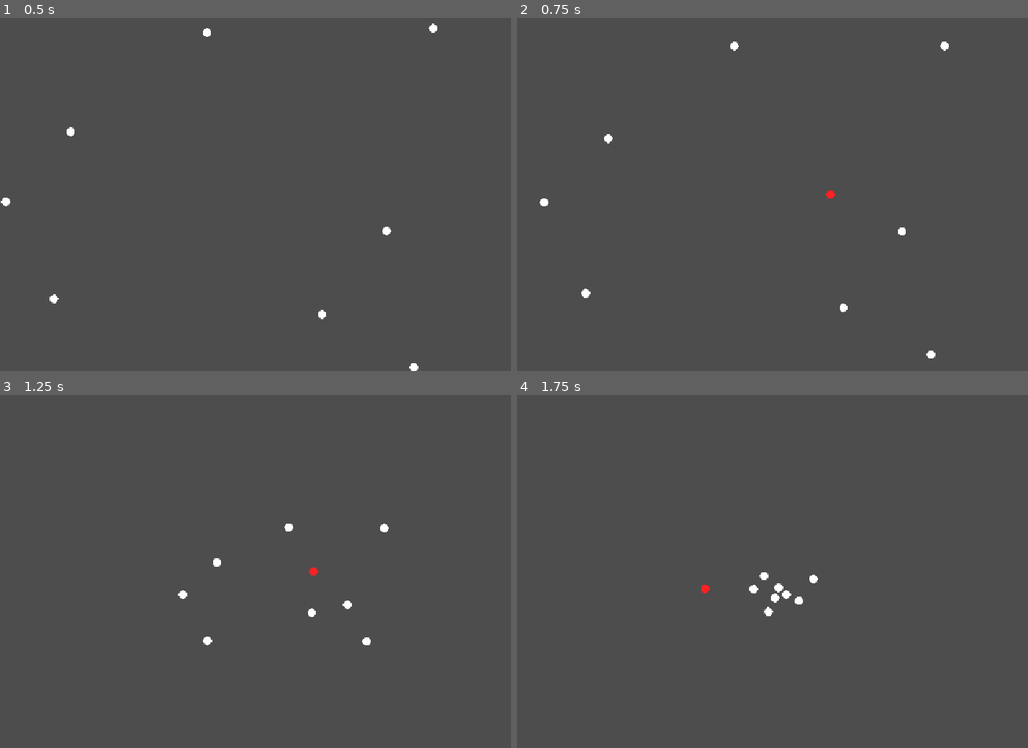
Above: before the commit, frames 1-4 (two rows, left to right).
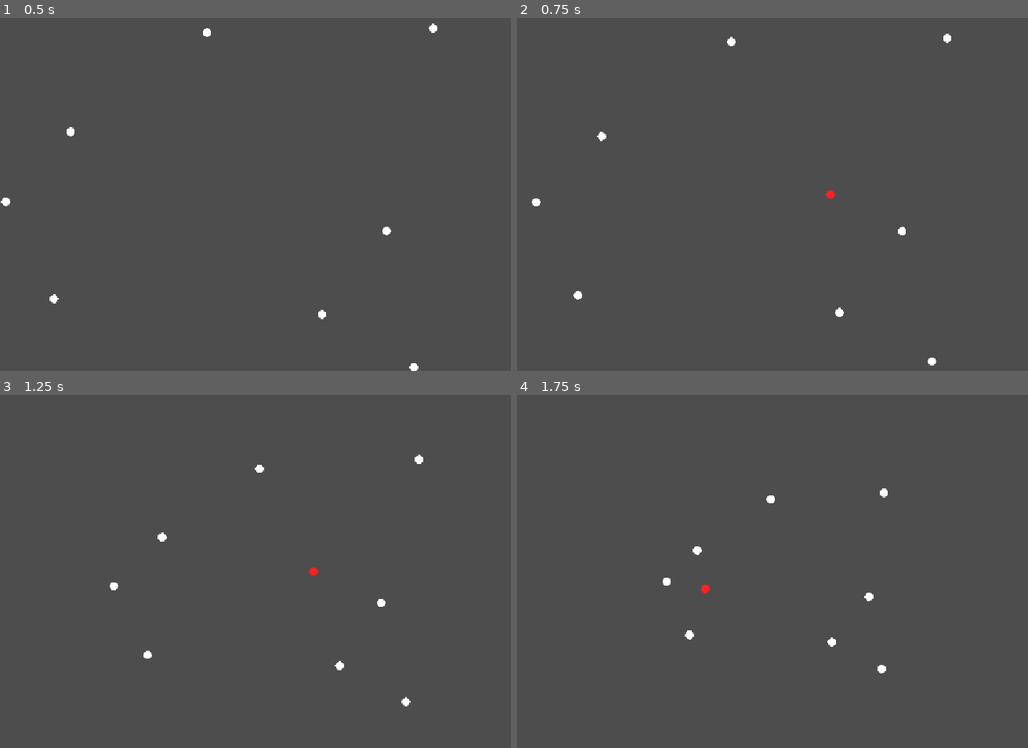
Above: after the commit, the same moments.

Repository: eni-school-project/particle-swarm-optimization
Game: Godot game, scene res://main.tscn
Same seed, same stepped clock (60 frames per second), same inputs: the game is played once before the commit and once after it.
Inputs (mouse positions are in pixels of both pictures, inside the frame that each line leads up to):
- Up to frame 1 (0.5 s): no input
- Up to frame 2 (0.75 s): click (828, 194) at 0.67 s
- Up to frame 3 (1.25 s): no input
- Up to frame 4 (1.75 s): move the mouse to (706, 589) at 1.27 s; click (706, 589) at 1.42 s

Frame 1 is identical in both runs. In frame 2, 0.4% of the frame differs, in the area x 2-85%, y 4-99%; in frame 3, 0.5%; in frame 4, 0.5%, in the area x 28-73%, y 26-79%.

Commit message:
Perf : moved max_speed detection to a function instead of each frame

Diff:
--- a/scripts/particle.gd
+++ b/scripts/particle.gd
@@ -7,31 +7,30 @@
 
 var wander_timer: float = 0.0
 
+var has_target: bool = false
 var objective: Vector2 = Vector2.ZERO
 var best_distance: float = INF
 
 func _physics_process(delta: float) -> void:
 	move_and_slide()
 
-	max_speed = 200.0 if get_tree().has_group("target") else 20.0
-
-	if velocity.length() > max_speed:
+	if (velocity.length() > max_speed):
 		velocity = velocity.limit_length(max_speed)
 
-	if (not get_tree().has_group("target")):
+	if not has_target:
 		wander_timer -= delta
-		if wander_timer <= 0.0:
+		if (wander_timer <= 0.0):
 			var random_nudge = Vector2.from_angle(randf() * TAU) * wander_strength
 			velocity += random_nudge
 			wander_timer = change_direction_every
 
 		var viewport = get_viewport_rect()
-		if position.x < 0:
-			position.x = viewport.size.x
-		elif position.x > viewport.size.x:
-			position.x = 0
+		if (position.x < 0): position.x = viewport.size.x
+		elif (position.x > viewport.size.x): position.x = 0
+		if (position.y < 0): position.y = viewport.size.y
+		elif (position.y > viewport.size.y): position.y = 0
 
-		if position.y < 0:
-			position.y = viewport.size.y
-		elif position.y > viewport.size.y:
-			position.y = 0
+
+func set_target(value: bool) -> void:
+	has_target = value
+	max_speed = 200.0 if has_target else 20.0
